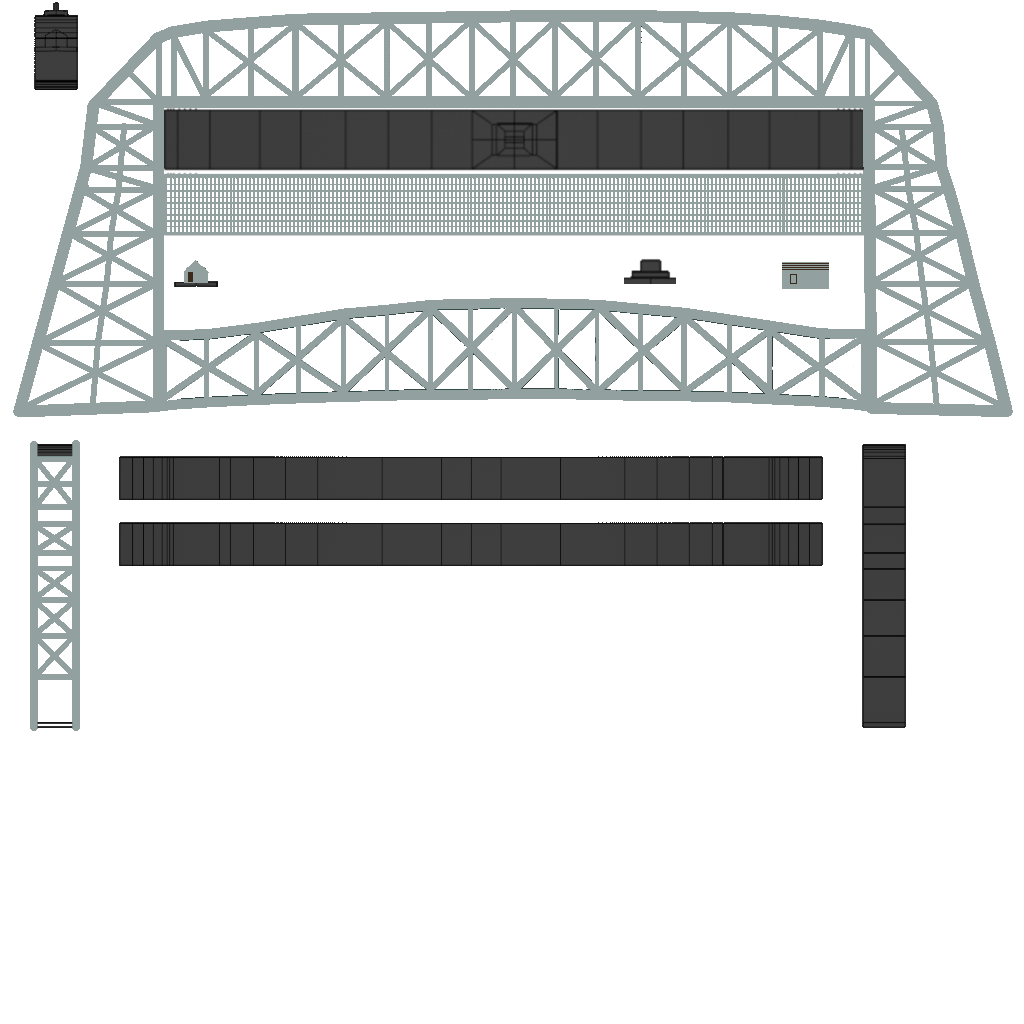
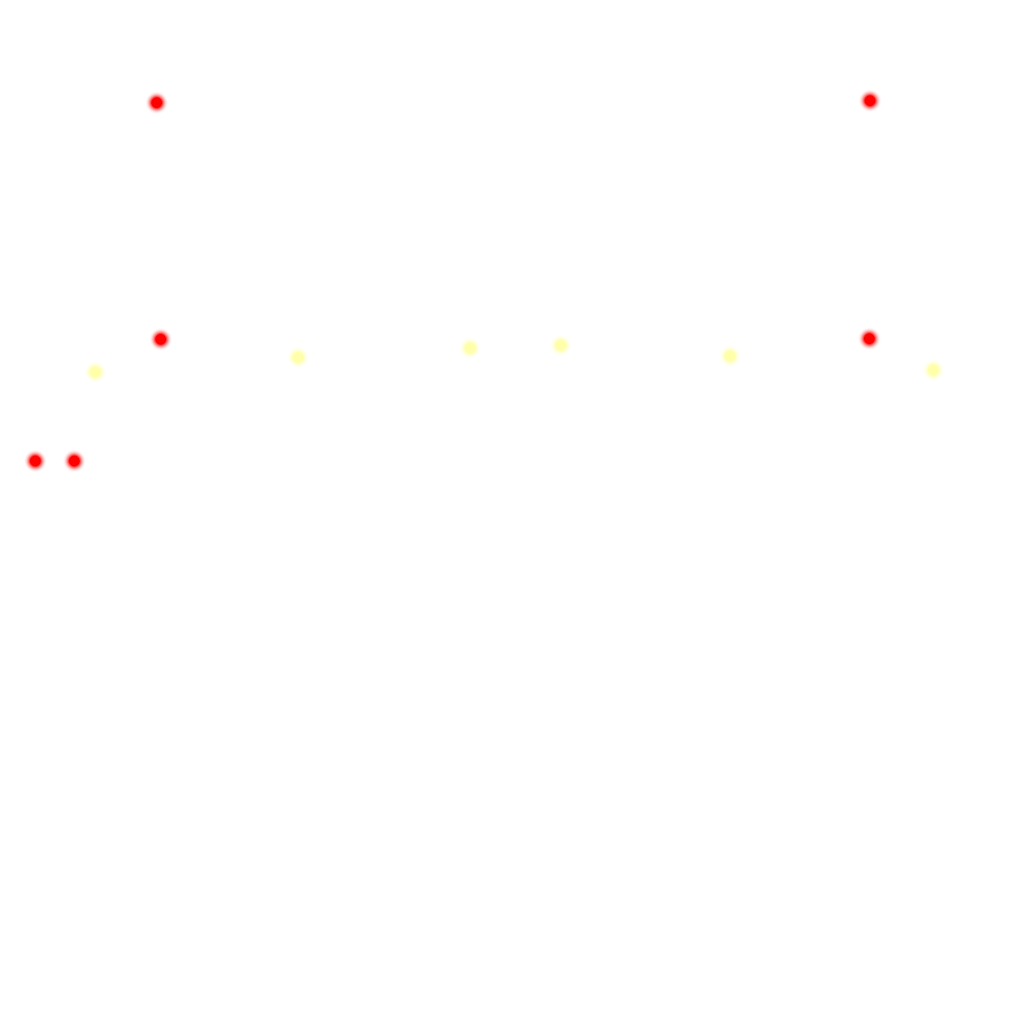
Layered file, before and after one edit (1024×1024). Changes by layer:
added layer "Lightmap" above "Background" over left=23, top=89, right=945, bottom=473
hid "Background" over left=13, top=2, right=1013, bottom=731
